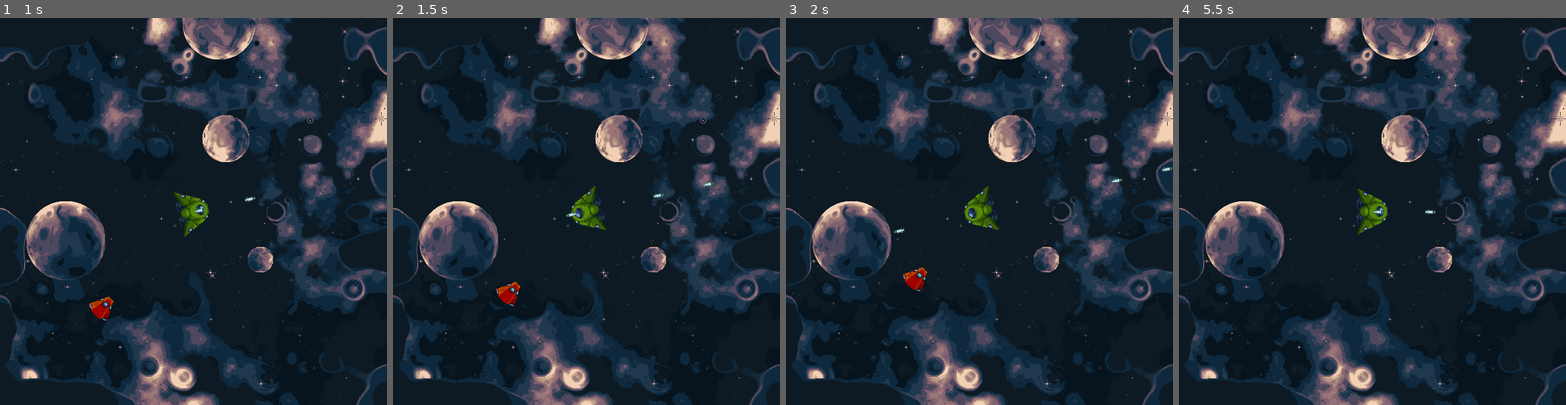
Above: before the commit, frames 1-4 (left to right).
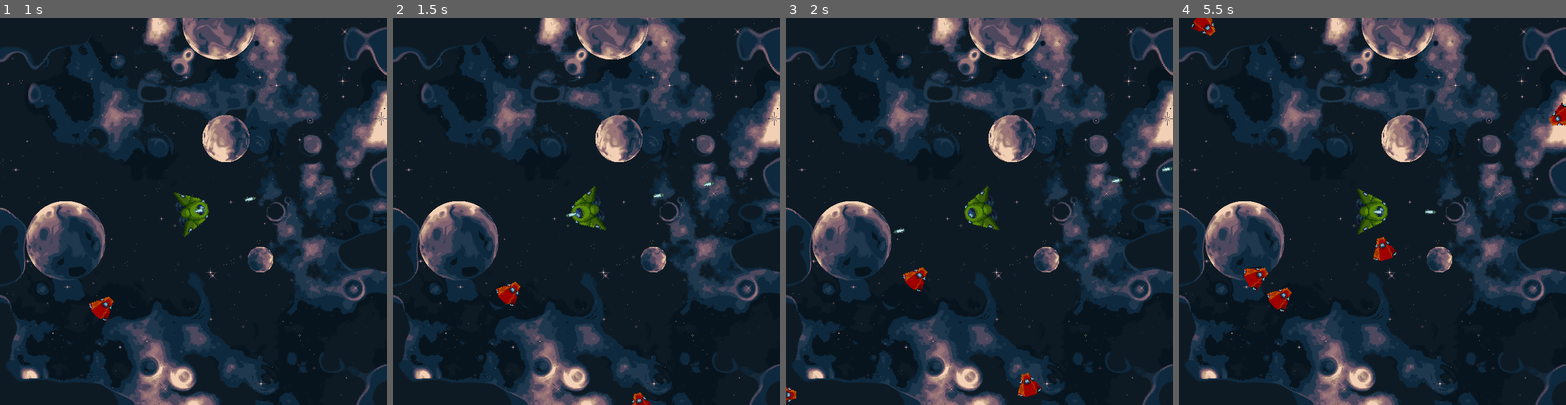
Above: after the commit, the same moments.

Repository: Luc4sKr/astroguard
Game: Godot game, scene res://main.tscn
The game is run twice, just before and just after one commit, with the same random seed, the same clock (stepped at 60 frames per second) and the same inputs.
Inputs (mouse positions are in pixels of both pictures, inside the frame that each line leads up to):
- Up to frame 1 (1 s): move the mouse to (278, 192) at 0.52 s; press the mouse at (278, 192) at 0.53 s
- Up to frame 2 (1.5 s): move the mouse to (509, 230) at 1.27 s; release the mouse at (509, 230) at 1.28 s; click (509, 230) at 1.35 s
- Up to frame 3 (2 s): no input
- Up to frame 4 (5.5 s): move the mouse to (1411, 126) at 2.02 s; press the mouse at (1411, 126) at 2.03 s; move the mouse to (1353, 288) at 2.77 s; release the mouse at (1353, 288) at 2.78 s; click (1353, 288) at 2.85 s; move the mouse to (1488, 269) at 3.52 s; press the mouse at (1488, 269) at 3.53 s; move the mouse to (1256, 153) at 4.27 s; release the mouse at (1256, 153) at 4.28 s; click (1256, 153) at 4.35 s; move the mouse to (1391, 211) at 5.02 s; press the mouse at (1391, 211) at 5.03 s

Frame 1 is identical in both runs. In frame 2, 0.1% of the frame differs, in the area x 61-67%, y 96-100%; in frame 3, 0.3%; in frame 4, 1.1%, in the area x 3-100%, y 0-76%.

Commit message:
gerando inimigos aleatoriamente

Diff:
--- a/main.tscn
+++ b/main.tscn
@@ -19,3 +19,8 @@
 offset_right = 720.0
 offset_bottom = 720.0
 texture = ExtResource("4_spt17")
+
+[node name="enemy_spawn_timer" type="Timer" parent="."]
+autostart = true
+
+[connection signal="timeout" from="enemy_spawn_timer" to="." method="_on_enemy_spawn_timer_timeout"]
--- a/scripts/global.gd
+++ b/scripts/global.gd
@@ -1,4 +1,7 @@
 extends Node
+
+var screen_width = ProjectSettings.get_setting("display/window/size/viewport_width")
+var screen_height = ProjectSettings.get_setting("display/window/size/viewport_height")
 
 var parent_node_creation = null
 var player = null
--- a/scripts/main.gd
+++ b/scripts/main.gd
@@ -1,13 +1,28 @@
 extends Node2D
 
+var enemy = preload("res://scenes/enemy.tscn")
 
 func _ready():
 	Global.parent_node_creation = self
 
-
 func _exit_tree():
 	Global.parent_node_creation = null
 
+func _on_enemy_spawn_timer_timeout():
+	print(Global.screen_width)
+	print(Global.screen_height)
 
-func _on_enemy_spawn_timer_timeout():
-	pass # Replace with function body.
+	var enemy_pos = generate_random_position(Global.screen_width, Global.screen_height)
+
+	while is_inside_screen(enemy_pos, Global.screen_width, Global.screen_height):
+		enemy_pos = generate_random_position(Global.screen_width, Global.screen_height)
+
+	Global.instance_node(enemy, enemy_pos, self)
+
+func generate_random_position(screen_width, screen_height):
+	var px = randf_range(-100, screen_width + 100)
+	var py = randf_range(-100, screen_height + 100)
+	return Vector2(px, py)
+
+func is_inside_screen(position, screen_width, screen_height):
+	return position.x > 0 and position.x < screen_width and position.y > 0 and position.y < screen_height
